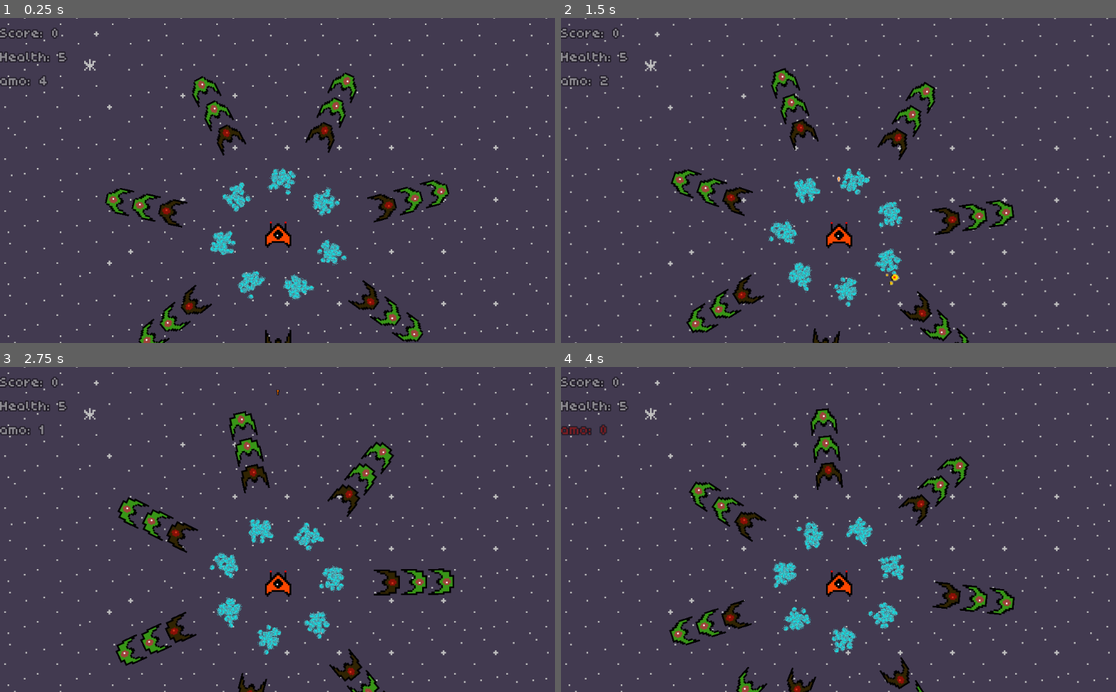
Above: before the commit, frames 1-4 (two rows, left to right).
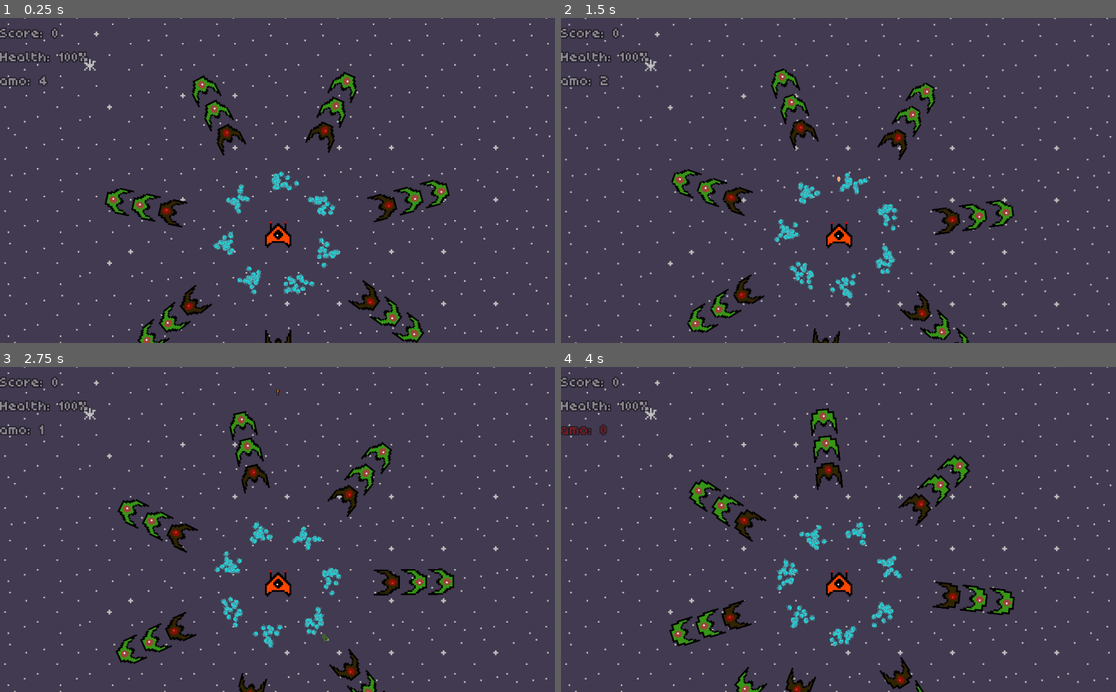
Above: after the commit, the same moments.

Repository: jlunesc/invaders
Game: Godot game, scene res://Scenes/Main.tscn
Same seed, same stepped clock (60 frames per second), same inputs: the game is played once before the commit and once after it. The engine's default icon, where the game draws it, is replaced by a stand-in: a white triangle on a blue panel in a dark square.
Inputs:
- Up to frame 1 (0.25 s): no input
- Up to frame 2 (1.5 s): hold W (block_turn_right) 0.53-1.28 s; tap Space (shoot) at 0.6, 1.35 s; hold S (block_turn_left) from 1.28 s (still down)
- Up to frame 3 (2.75 s): release S (block_turn_left) at 2.03 s; hold W (block_turn_right) from 2.03 s (still down); tap Space (shoot) at 2.1 s
- Up to frame 4 (4 s): tap Space (shoot) at 2.85, 3.6 s; release W (block_turn_right) at 3.53 s; hold S (block_turn_left) from 3.53 s (still down)

The runs differ from the first frame. In frame 1, 1.9% of the frame differs, in the area x 10-82%, y 10-100%; in frame 2, 1.8%; in frame 3, 2.3%; in frame 4, 2.3%.

Commit message:
Prototype 1st big boss

Diff:
--- /dev/null
+++ b/Scenes/BigBoss1.tscn
@@ -0,0 +1,32 @@
+[gd_scene load_steps=5 format=2]
+
+[ext_resource path="res://icon.png" type="Texture" id=1]
+[ext_resource path="res://Scripts/BigBoss1.gd" type="Script" id=2]
+[ext_resource path="res://Scenes/BulletInvader.tscn" type="PackedScene" id=3]
+
+[sub_resource type="RectangleShape2D" id=1]
+extents = Vector2( 20, 15 )
+
+[node name="BigBoss1" type="Node2D"]
+script = ExtResource( 2 )
+Bullet = ExtResource( 3 )
+
+[node name="Area2D" type="Area2D" parent="."]
+
+[node name="CollisionShape2D" type="CollisionShape2D" parent="Area2D"]
+shape = SubResource( 1 )
+
+[node name="Sprite" type="Sprite" parent="Area2D/CollisionShape2D"]
+position = Vector2( 4.76837e-07, -0.210222 )
+scale = Vector2( 0.632108, 0.454731 )
+texture = ExtResource( 1 )
+
+[node name="RayCast2D" type="RayCast2D" parent="Area2D/CollisionShape2D"]
+position = Vector2( 0, -16 )
+rotation = 3.14159
+enabled = true
+cast_to = Vector2( 0, 200 )
+collide_with_areas = true
+
+[node name="Position2D" type="Position2D" parent="Area2D/CollisionShape2D"]
+position = Vector2( 0, -20 )
--- a/Scenes/InvaderArea.tscn
+++ b/Scenes/InvaderArea.tscn
@@ -47,4 +47,5 @@
 
 [node name="AnimatedSprite" type="AnimatedSprite" parent="Area2D/CollisionShape2D"]
 frames = SubResource( 2 )
+frame = 3
 playing = true
--- /dev/null
+++ b/Scripts/BigBoss1.gd
@@ -0,0 +1,62 @@
+extends Node2D
+
+export (PackedScene) var Bullet
+
+export var velocity = 0
+export var rotation_speed = 0.75
+
+var _timer_movement
+var moving_time = 5
+
+var _keep_shooting = true
+
+var rng = RandomNumberGenerator.new()
+
+func _ready():
+	rng.randomize()
+	_timer_movement = Timer.new()
+	add_child(_timer_movement)
+	_timer_movement.start(rng.randfn(moving_time,1.15))
+	_timer_movement.autostart = true
+
+func _process(delta):
+	_move(delta)
+	_can_shoot()
+
+func _move(delta):
+	if _timer_movement.get_time_left() > 1:
+		_keep_shooting = true
+		$Area2D.rotation += rotation_speed * delta
+	elif _timer_movement.get_time_left() < 1:
+		if _keep_shooting:
+			if _can_shoot():
+				_shoot()
+				_keep_shooting = false
+
+func _can_shoot():
+	var collider = get_node('Area2D/CollisionShape2D/RayCast2D').get_collider()
+	if  not is_instance_valid(collider):
+		get_node('Area2D/CollisionShape2D/Sprite').modulate = Color('ffffff')
+		# $Area2D/CollisionShape2D/AnimatedSprite.modulate = Color('db3e20')
+		return true
+
+	elif is_instance_valid(collider):
+		if not collider.get_parent().is_in_group("Invaders"):
+			get_node('Area2D/CollisionShape2D/Sprite').modulate = Color('ffffff')
+			# $Area2D/CollisionShape2D/AnimatedSprite.modulate = Color('db3e20')
+			return true
+		else:
+			get_node('Area2D/CollisionShape2D/Sprite').modulate = Color('652c2c')
+			# $Area2D/CollisionShape2D/AnimatedSprite.modulate = Color(1, 1, 1)
+			return false
+	else:
+		get_node('Area2D/CollisionShape2D/Sprite').modulate = Color('652c2c')
+		# $Area2D/CollisionShape2D/AnimatedSprite.modulate = Color(1, 1, 1)
+		return false
+
+func _shoot():
+	var b = Bullet.instance()
+	b.damage_bullet = 1.5
+	b.modulate = Color(0.75,0,0.5)
+	add_child(b)
+	b.transform = $Area2D/CollisionShape2D/Position2D.global_transform
--- a/Scripts/Blocks.gd
+++ b/Scripts/Blocks.gd
@@ -12,4 +12,4 @@
 		rotation -= turning * delta
 	if Input.is_action_pressed("block_turn_right"):
 		rotation += turning * delta
-	move_and_collide(Vector2.RIGHT.rotated(rotation) * velocity * delta)
+	var _moveCollision = move_and_collide(Vector2.RIGHT.rotated(rotation) * velocity * delta)
--- a/Scripts/BulletInvader.gd
+++ b/Scripts/BulletInvader.gd
@@ -1,6 +1,7 @@
 extends Area2D
 
 var speed = 300
+var damage_bullet = 0.75
 
 func _ready():
 	add_to_group('bullets_invader')
@@ -10,7 +11,7 @@
 
 func _on_BulletInvader_body_entered(body):
 	if body.name == 'Player':
-		body._get_damage()
+		body._get_damage(damage_bullet)
 		_disapear()
 	elif body.is_in_group("DestructibleBlock"):
 		body.queue_free()
--- a/Scripts/BulletPlayer.gd
+++ b/Scripts/BulletPlayer.gd
@@ -13,6 +13,7 @@
 	if area.get_parent().is_in_group("Invaders"):
 		area.get_parent().queue_free()
 		_increase_score()
+		get_tree().get_current_scene()._n_invaders_killed += 1
 	elif area.is_in_group("bullets_invader"):
 		area.queue_free()
 		_increase_score()
--- a/Scripts/DestructibleBlock.gd
+++ b/Scripts/DestructibleBlock.gd
@@ -5,9 +5,9 @@
 export var velocity = 0
 export var turning = 2.0
 
-var len_x = 6
+var len_x = 4
 var len_y = 2
-var size_square = 5
+var size_square = 7
 
 var rng = RandomNumberGenerator.new()
 
@@ -23,15 +23,15 @@
 	if Input.is_action_pressed("block_turn_right"):
 		rotation += turning * delta
 
-func _make_shields(len_x, len_y, size_square):
+func _make_shields(_len_x, _len_y, _size_square):
 	rng.randomize()
-	for i in range(len_x):
-		for j in range(len_y):
+	for i in range(_len_x):
+		for j in range(_len_y):
 			var b_unit = units.instance()
 			$Node2D.add_child(b_unit)
 			b_unit.add_to_group('DestructibleBlock')
 			b_unit.scale = Vector2(0.5, 0.5)
 			var ran_x = rng.randfn(0, 1)
-			var ran_y = rng.randfn(0, 1)
-			b_unit.position = -Vector2(ran_x+i-len_x*0.5,ran_y+j-len_y*0.5)*size_square
+			var ran_y = rng.randfn(0, 0.5)
+			b_unit.position = -Vector2(ran_x+i-len_x*0.5,ran_y+j-len_y*0.5)*_size_square
 			b_unit.rotation_degrees = rng.randf_range(0, 360)
--- a/Scripts/Main.gd
+++ b/Scripts/Main.gd
@@ -1,5 +1,6 @@
 extends Node2D
 
+var FBigBoss = preload("res://Scenes/BigBoss1.tscn")
 var Invader = preload("res://Scenes/InvaderArea.tscn")
 var Block = preload("res://Scenes/Blocks.tscn")
 var DestructibleBlock = preload("res://Scenes/DestructibleBlock.tscn")
@@ -12,6 +13,14 @@
 var _reference_time
 
 var score = 0
+var _n_invaders_killed = 0
+var _invaders_to_kill = 4
+
+var d1 = 100 # distance of the blocks
+var d = 200 # distance of the invaders
+var number_invaders = 7
+var number_rows = 3
+var space_between_rows = 50 # of invaders
 
 func _ready():
 	time_start = OS.get_unix_time()
@@ -20,7 +29,7 @@
 	# timer for the first shoot
 	_timer_shoot = Timer.new()
 	add_child(_timer_shoot)
-	_timer_shoot.start(2)
+	_timer_shoot.start(3.5)
 	_timer_shoot.autostart = true
 
 	_timer_ditch = Timer.new()
@@ -28,21 +37,20 @@
 	_timer_ditch.start(5)
 	_timer_ditch.autostart = true
 
-	var d = 200
-	var number_invaders = 7
-	var number_rows = 3
 	_add_invaders(d, number_invaders, number_rows) 	# placement of the invaders
-
-	var d1 = 100
 	_add_blokcs(d1, number_invaders)
 
-func _process(delta):
+func _process(_delta):
 	if _timer_shoot.get_time_left() < 1:
 		_invader_shoot()
 	if _timer_ditch.get_time_left() < 1:
 		_invader_ditch()
 	if not $Music/SoundTrack.is_playing():
 		$Music/SoundTrack.play()
+	if _n_invaders_killed > _invaders_to_kill:
+		_add_fbigboss(d, number_rows)
+		_invaders_to_kill += 2
+		_n_invaders_killed = 0
 
 func _invader_shoot():
 	rng.randomize()
@@ -74,22 +82,22 @@
 			break
 	_timer_ditch.start(rng.randf_range(6, 12))
 
-func _add_invaders(d, number_invaders, number_rows):
-	for j in range(number_rows):
-		for i in range(number_invaders):
+func _add_invaders(_d, _number_invaders, _number_rows):
+	for j in range(_number_rows):
+		for i in range(_number_invaders):
 			var invader = Invader.instance()
 			$InvaderContainer.add_child(invader)
 			invader.position = get_node("Player").position
-			invader.get_node("Area2D/CollisionShape2D").position = Vector2(0, d + 50*j)
-			invader.get_node("Area2D").rotation_degrees += i*(360 / number_invaders)
+			invader.get_node("Area2D/CollisionShape2D").position = Vector2(0, _d + space_between_rows*j)
+			invader.get_node("Area2D").rotation_degrees += i*(360 / _number_invaders)
 
-func _add_blokcs(d1, number_blocks):
+func _add_blokcs(_d1, number_blocks):
 	for i in range(number_blocks):
 		var block = DestructibleBlock.instance()
 		$BlockContainer.add_child(block)
 		block.position = get_node("Player").position
 		block.rotation_degrees += 20+i*(360 / number_blocks)
-		block.get_node("Node2D").position = Vector2(d1, 0)
+		block.get_node("Node2D").position = Vector2(_d1, 0)
 
 func _normality(factor):
 	_timer_shoot.start(rng.randf_range(5, 10)*factor)
@@ -105,3 +113,10 @@
 	new_explosion.playing = true
 	yield(get_tree().create_timer(0.33), "timeout")
 	new_explosion.queue_free()
+
+func _add_fbigboss(_d, _number_rows):
+	var fbigboss = FBigBoss.instance()
+	add_child(fbigboss)
+	fbigboss.position = get_node("Player").position
+	fbigboss.get_node("Area2D/CollisionShape2D/RayCast2D").cast_to = Vector2(0, space_between_rows*(_number_rows))
+	fbigboss.get_node("Area2D/CollisionShape2D").position = Vector2(0, _d + space_between_rows*(_number_rows))
--- a/Scripts/Player.gd
+++ b/Scripts/Player.gd
@@ -13,7 +13,6 @@
 var health_max = 5
 var health = health_max
 var health_incr = 0.05
-var damage = 0.75
 
 var shoot_wait = 3
 
@@ -25,7 +24,7 @@
 		rotation += turning * delta
 	if Input.is_action_just_pressed("shoot"):
 		shoot()
-	move_and_collide(Vector2.RIGHT.rotated(rotation) * velocity * delta)
+	var _moveCollision = move_and_collide(Vector2.RIGHT.rotated(rotation) * velocity * delta)
 	if not can_shoot:
 		_reload()
 
@@ -53,8 +52,8 @@
 		_timer_amo.stop()
 		$SoundFxs/reloaded.play()
 
-func _get_damage():
-	health -= damage
+func _get_damage(damage_received):
+	health -= damage_received
 	get_tree().get_current_scene().get_node('SoundFxs/impact_player').play()
 	$Camera2D.shake(0.75, 150, 7.5)
 	if health <= 0:
--- a/Scripts/amo.gd
+++ b/Scripts/amo.gd
@@ -1,6 +1,6 @@
 extends Label
 
-func _process(delta):
+func _process(_delta):
 	if get_tree().get_current_scene().get_node('Player').amo > 0:
 		modulate = Color('ffffff')
 	else:
--- a/Scripts/health.gd
+++ b/Scripts/health.gd
@@ -1,4 +1,13 @@
 extends Label
 
-func _process(delta):
-	text = 'Health: ' + String(stepify(get_tree().get_current_scene().get_node('Player').health,0.1))
+func _process(_delta):
+	var health = get_tree().get_current_scene().get_node('Player').health
+	var max_health = get_tree().get_current_scene().get_node('Player').health_max
+	var percentage = stepify(100*health / max_health,1)
+
+	if percentage > 40:
+		modulate = Color('ffffff')
+	else:
+		modulate = Color('db1b1b')
+
+	text = 'Health: ' + String(percentage)+'%'
--- a/Scripts/score.gd
+++ b/Scripts/score.gd
@@ -1,4 +1,4 @@
 extends Label
 
-func _process(delta):
+func _process(_delta):
 	text = 'Score: ' + String(get_tree().get_current_scene().score)
--- a/project.godot
+++ b/project.godot
@@ -24,6 +24,7 @@
 turn_left={
 "deadzone": 0.5,
 "events": [ Object(InputEventKey,"resource_local_to_scene":false,"resource_name":"","device":0,"alt":false,"shift":false,"control":false,"meta":false,"command":false,"pressed":false,"scancode":65,"unicode":0,"echo":false,"script":null)
+, Object(InputEventKey,"resource_local_to_scene":false,"resource_name":"","device":0,"alt":false,"shift":false,"control":false,"meta":false,"command":false,"pressed":false,"scancode":81,"unicode":0,"echo":false,"script":null)
  ]
 }
 turn_right={
@@ -44,6 +45,7 @@
 block_turn_right={
 "deadzone": 0.5,
 "events": [ Object(InputEventKey,"resource_local_to_scene":false,"resource_name":"","device":0,"alt":false,"shift":false,"control":false,"meta":false,"command":false,"pressed":false,"scancode":87,"unicode":0,"echo":false,"script":null)
+, Object(InputEventKey,"resource_local_to_scene":false,"resource_name":"","device":0,"alt":false,"shift":false,"control":false,"meta":false,"command":false,"pressed":false,"scancode":90,"unicode":0,"echo":false,"script":null)
  ]
 }
 
